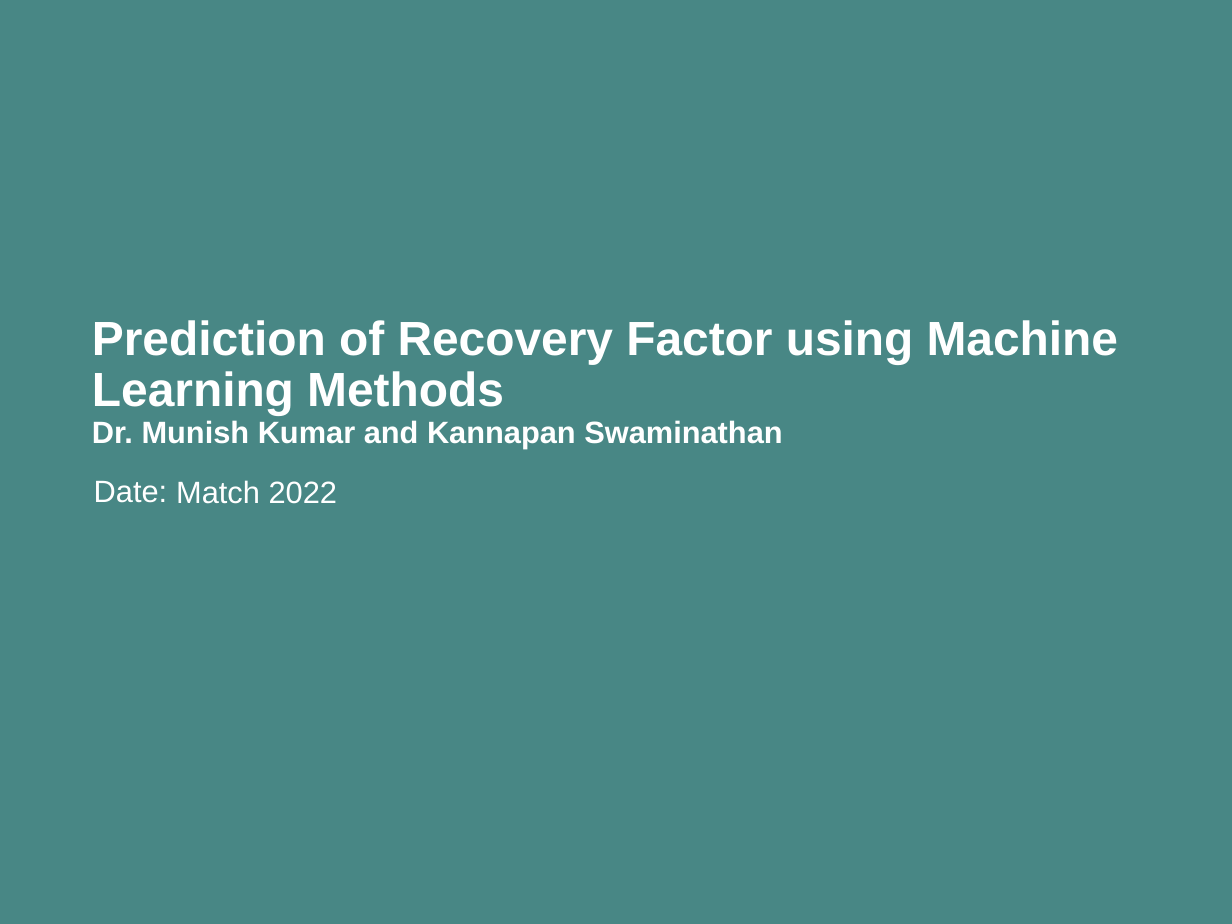
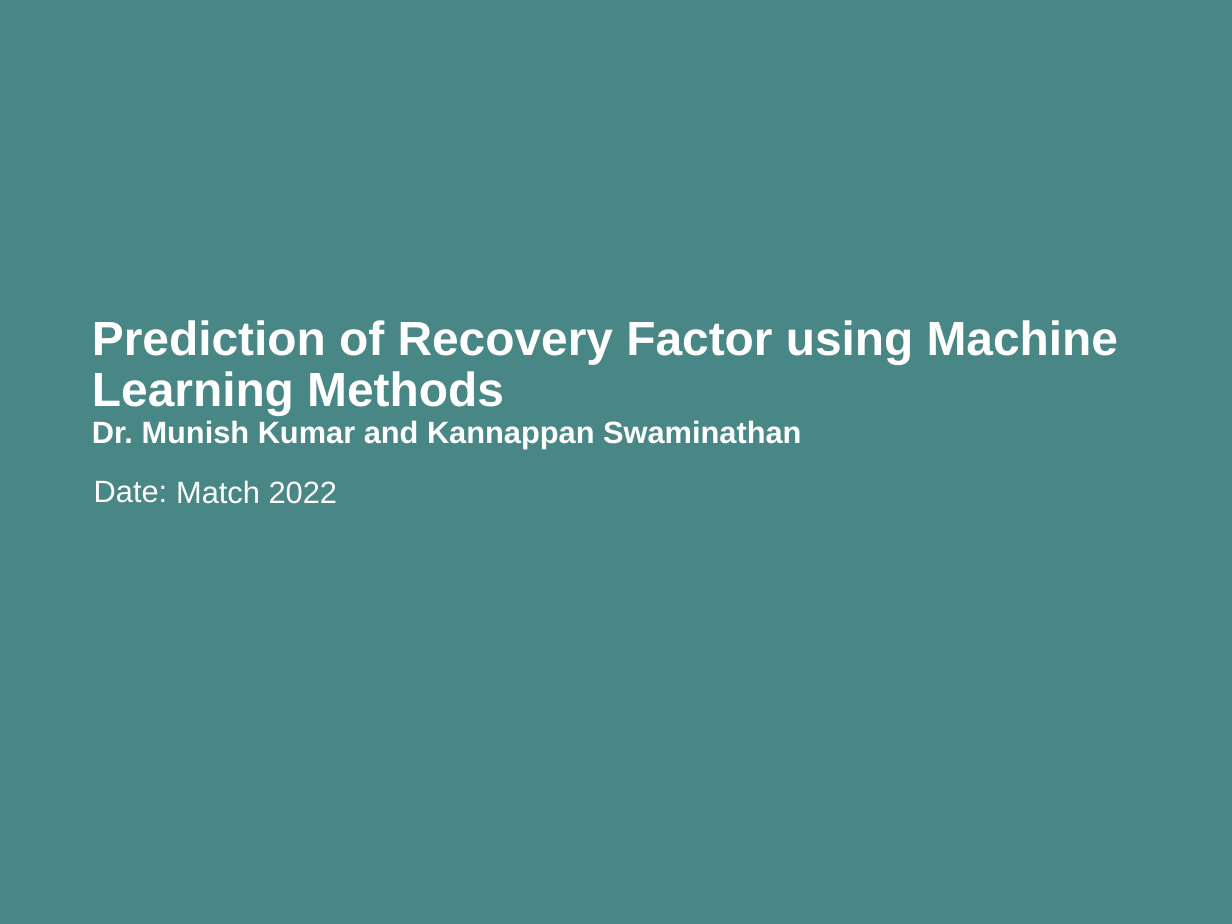
Before and after one commit to munishkumar-gh/munishkumar-gh.github.io, a slide deck: slide 1 of SPE_Paper/Prediction of Recovery Factor using Machine Learning Methods.pptx. Drawn at 1232x924 pixels with LibreOffice and Linux fonts; fonts in the diff are those of the drawing; background and template pictures are left out. Boxes give left, top, right and bottom in pixels: in the first picture for what was removed or moved away, otherwise in the second. Text is boxed around its words. In the diff, an @@ line names an element or a change of style, - is before the commit and + after.

```diff
--- a/SPE_Paper/Prediction of Recovery Factor using Machine Learning Methods.pptx
+++ b/SPE_Paper/Prediction of Recovery Factor using Machine Learning Methods.pptx
@@ title at box(92, 320, 1118, 449): text changed @@
-Prediction of Recovery Factor using Machine Learning Methods
-Dr. Munish Kumar and Kannapan Swaminathan
+Prediction of Recovery Factor using Machine Learning Methods
+Dr. Munish Kumar and Kannappan Swaminathan
```
Also in this commit, not shown: 11 other slides changed, 5 slides added, 2 slides removed, 11 other files.
